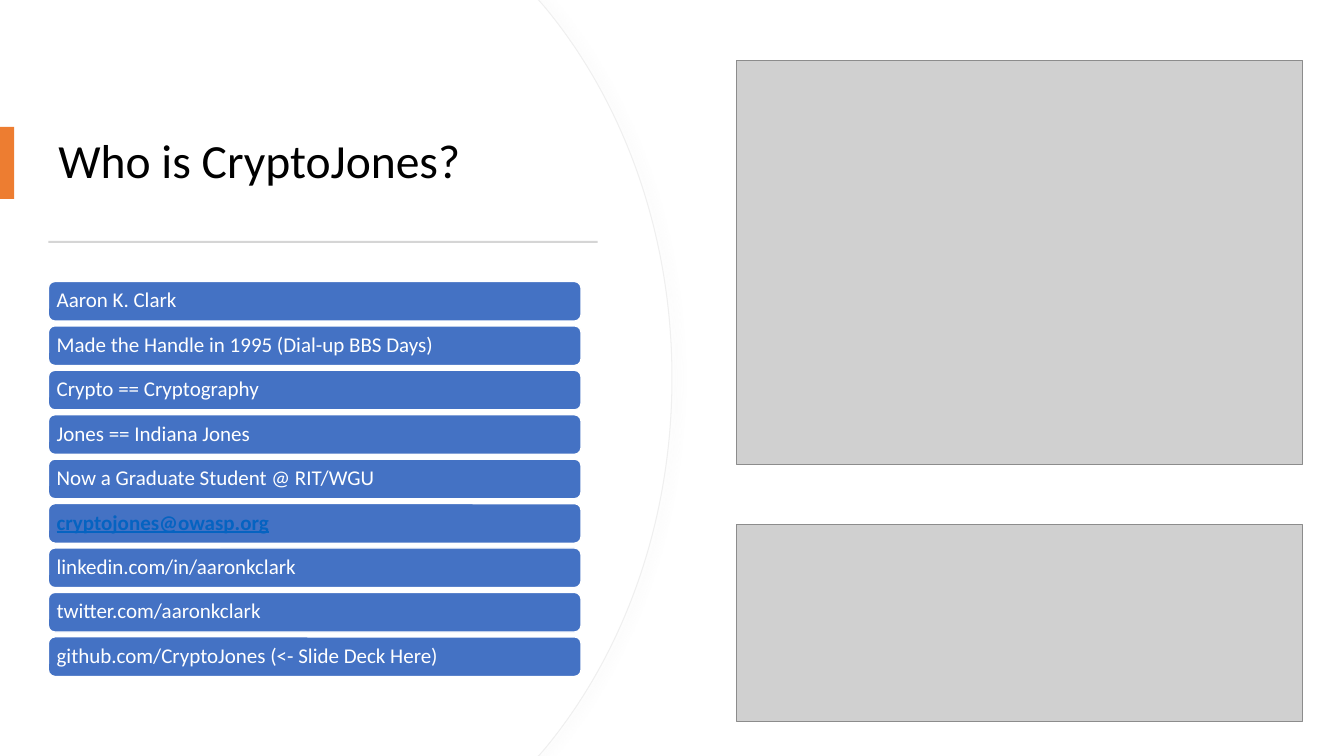
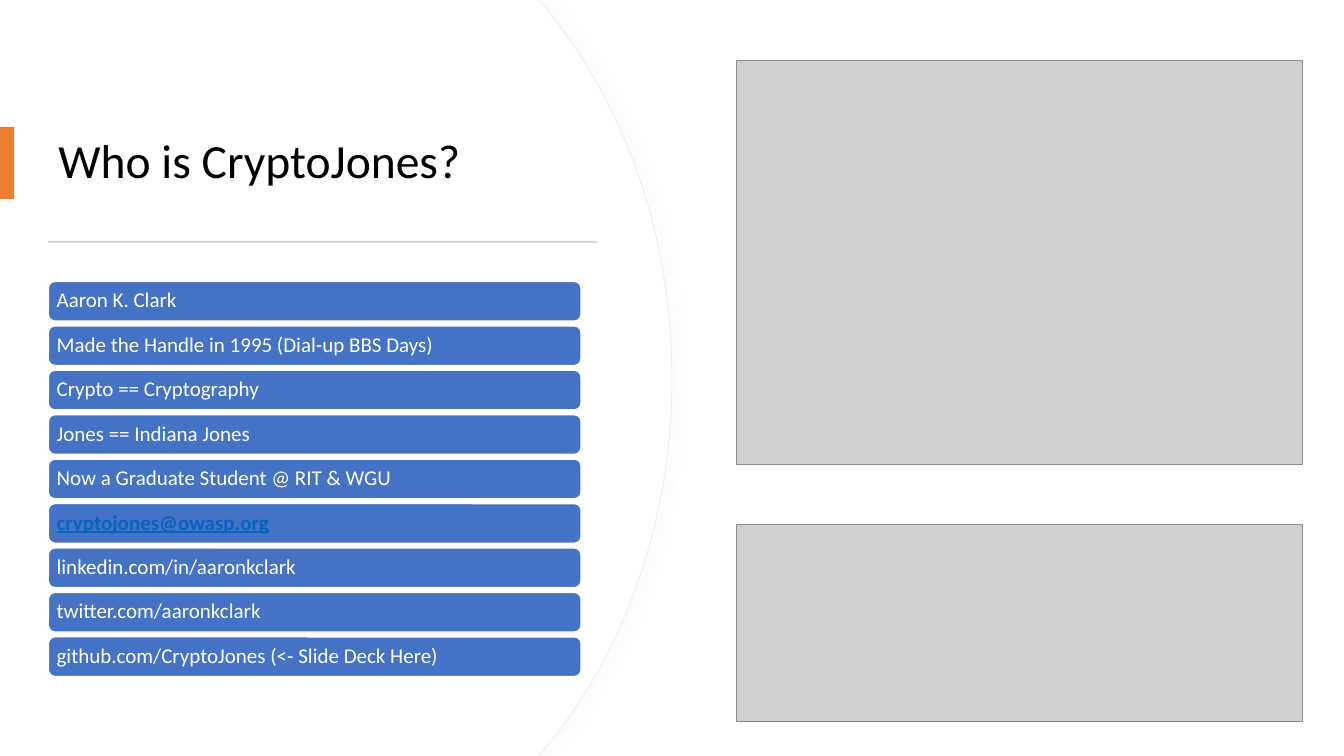
Before and after one commit to CryptoJones/OWASP-OMAHA-QTR2-MTG, a slide deck: slide 2 of slidedeck.pptx. Drawn at 1344x756 pixels with LibreOffice and Linux fonts; fonts in the diff are those of the drawing; grey boxes stand for pictures. Boxes give left, top, right and bottom in pixels: in the first picture for what was removed or moved away, otherwise in the second. Text is boxed around its words. In the diff, an @@ line names an element or a change of style, - is before the commit and + after.

```diff
--- a/slidedeck.pptx
+++ b/slidedeck.pptx
@@ text at [57, 470, 391, 485]: text changed @@
-Now a Graduate Student @ RIT/WGU
+Now a Graduate Student @ RIT & WGU
```
Also in this commit, not shown: 2 other slides changed, 30 slides added.
